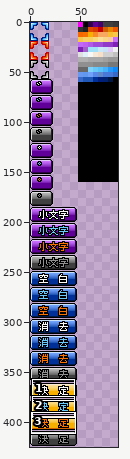
Sprite sheet -- work_IMG/SN/ENT/OBJENT_TOP.png. The picture above shows the old version from afar; the outline marks the close-up.
Close-up. Before the edit:
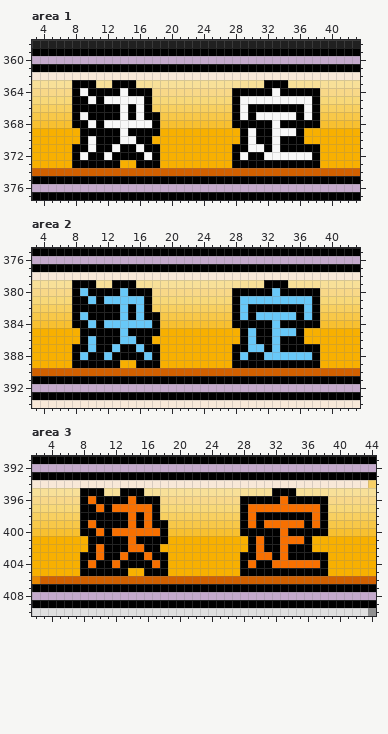
The file is 88x425 pixels. Colours within 5 levels of each other are drawn and written as one. Shown: area 1: x 3..43, y 358..377; area 2: x 3..43, y 375..394; area 3: x 2..44, y 391..410. The commit also changed other parts of the picture, which this record leaves out.
Now the later version:
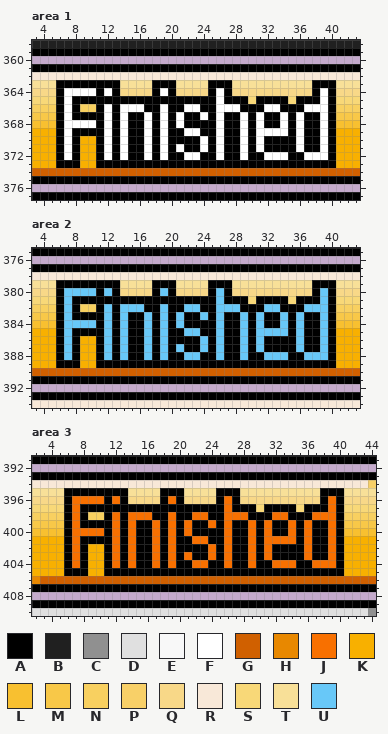
Palette (. is transparent): A #000000  B #202020  C #909090  D #e0e0e0  E #f8f8f8  F #ffffff  G #d06000  H #e88800  J #f87000  K #f8b000  L #f8c030  M #f8c848  N #f8d060  P #f8d068  Q #f8d888  R #f8e8d8  S #f8d878  T #f8e098  U #68c8f8
Edits made:
Changed rows in their new state; - is an unchanged pixel.
Area 1:
first column x 6:
363 AA---AA-TT--AAA----AAA----TTT---AAA
364 AFFFF-F-QQQQAFA----AFAQQQQQQQQQQ-FA
365 AF--A-AAAAA-AAAAAAAAFA-ASAAAASAA-FA
366 AF-NN-F-FFF-AFAAFFAAFFFA--FF---FFFA
367 AF-A--F-F-AF-FAFAAFAFA-F-FAAFAFA-FA
368 AFFFF-FAFAAF-FAFAAAAFA-F-F-AF-F--FA
369 AFA---F-F--F-FAAFFAAFAAFAFFFFAFAAFA
370 AFAKK-F-FA-FAFAAAAFAFAAFAF-A--FAAFA
371 AF-KK-FAF-AF-FAFAAFAFA-FAF-A--F--FA
372 AF-KK-F-F--F-FAAFFAAFA-F--FFFAAFFFA
373 AA-KK---AA---AAAAAAAAA-----------AA
Area 2:
first column x 6:
379 AA---AA-TT--AAA----AAA----TTT---AAA
380 AUU-U-U-QQQQAUA----AUAQQQQQQQQQQ-UA
381 AU--A-AAAAA-AAAAAAAAUA-ASAAAASAA-UA
382 AU-NN-U--U--AUAAUUAAUUUA--UU----UUA
383 AU-A--U---AU-UAUAAUAUA----AA-AUA-UA
384 AUUU---A-AA--UAUAAAAUA-U-U-AU-U--UA
385 AUA---U----U-UAAUUAAUAAUAUU--AUAAUA
386 AUAKK-U--A-UAUAAAAUAUAAUAU-A--UAAUA
387 AU-KK-UAU-AU-UAUAAUAUA-UA--A--U--UA
388 AU-KK---U----UAAUUAAUA-------AA-UUA
389 AA-KK---AA---AAAAAAAAA-----------AA
Area 3:
first column x 6:
395 AA---AA-TT--AAA----AAA----TTT---AAA
396 AJJ-J-J-QQQQAJA----AJAQQQQQQQQQQ-JA
397 AJ--A-AAAAA-AAAAAAAAJA-ASAAAASAA-JA
398 AJ-NN-J--J--AJAAJJAAJJJA--JJ----JJA
399 AJ-A--J---AJ-JAJAAJAJA----AA-AJA-JA
400 AJJJ---A-AA--JAJAAAAJA-J-J-AJ-J--JA
401 AJA---J----J-JAAJJAAJAAJAJJ--AJAAJA
402 AJAKK-J--A-JAJAAAAJAJAAJAJ-A--JAAJA
403 AJ-KK-JAJ-AJ-JAJAAJAJA-JA--A--J--JA
404 AJ-KK---J----JAAJJAAJA-------AA-JJA
405 AA-KK---AA---AAAAAAAAA-----------AA
